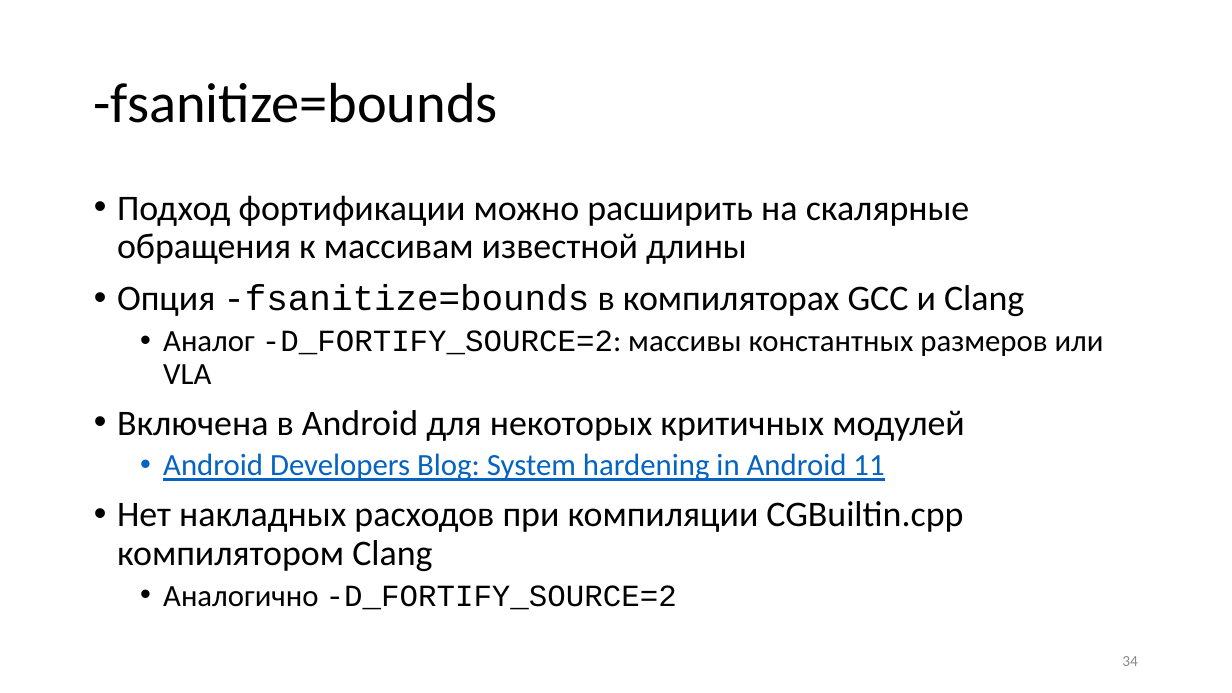
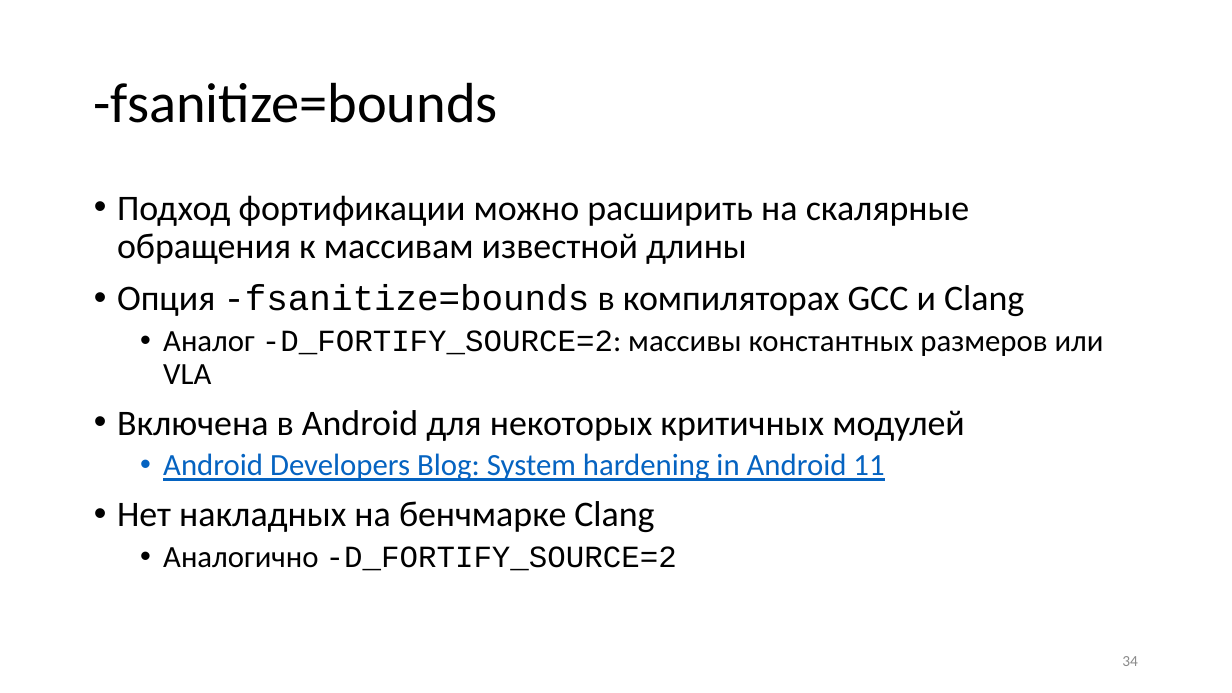
Before and after one commit to yugr/slides, a slide deck: slide 34 of CppZeroCost/2025/RU.pptx. Drawn at 1232x693 pixels with LibreOffice and Linux fonts; fonts in the diff are those of the drawing. Boxes give left, top, right and bottom in pixels: in the first picture for what was removed or moved away, otherwise in the second. Text is boxed around its words. In the diff, an @@ line names an element or a change of style, - is before the commit and + after.

```diff
--- a/CppZeroCost/2025/RU.pptx
+++ b/CppZeroCost/2025/RU.pptx
@@ text at box(117, 501, 654, 532): text changed @@
-• Нет накладных расходов при компиляции CGBuiltin.cpp компилятором Clang
+• Нет накладных на бенчмарке Clang
```
Also in this commit, not shown: 14 other slides changed, 2 other files.
